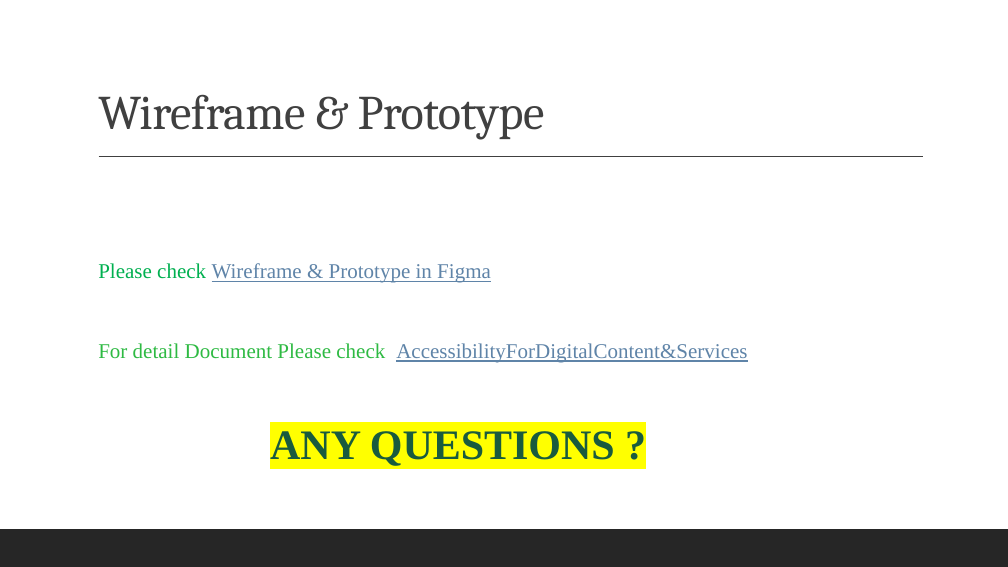
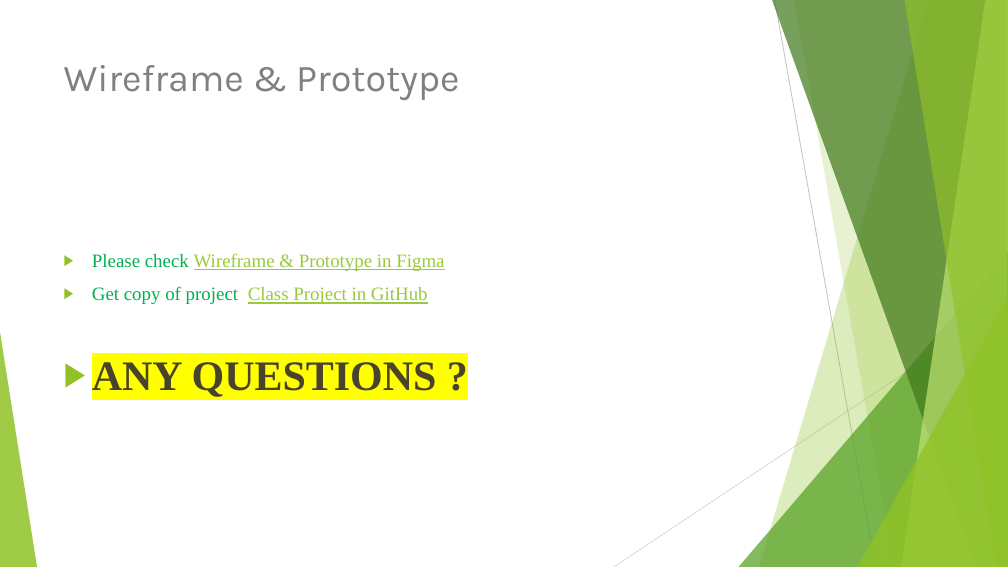
Before and after one commit to subash-s-acharya/UXDesignClass, a slide deck: slide 10 of Presentation/Accessibility For Digital Content & Services.pptx (slide 9 before the commit). Drawn at 1008x567 pixels with LibreOffice and Linux fonts; fonts in the diff are those of the drawing. Boxes give left, top, right and bottom in pixels: in the first picture for what was removed or moved away, otherwise in the second. Text is boxed around its words. In the diff, an @@ line names an element or a change of style, - is before the commit and + after.

```diff
--- a/Presentation/Accessibility For Digital Content & Services.pptx
+++ b/Presentation/Accessibility For Digital Content & Services.pptx
@@ title "Wireframe & Prototype": place and size @@
-title "Wireframe & Prototype" at [98,94,545,140]
+title "Wireframe & Prototype" at [64,65,459,100]
@@ title "Wireframe & Prototype" at [64,65,459,100]: size 46 to 36 pt, font Cambria to Karla, text colour #404040 to #808080, letter spacing -0.5 to 0 pt; line spacing 0.9 to 1; vertical alignment bottom to top @@
@@ text "Please check Wireframe & Prototype ...": place and size @@
-text "Please check Wireframe & Prototype ..." at [98,263,747,466]
+text "Please check Wireframe & Prototype ..." at [92,253,444,397]
@@ line removed from (99, 157) to (923, 157) @@
@@ text at [92,253,444,397]: size 20 to 18 pt in "Please check Wireframe & Prototype in Figma"; text colour #5F84A8 to #99CA3C in "Wireframe & Prototype in Figma"; text colour #195B3F to #48432A in "ANY QUESTIONS ?"; bullet   to ▶; less space between paragraphs; bullet colour #E88B33 to #90C226 @@
@@ text at [92,286,428,304]: text changed; size 20 to 18 pt; text colour #5F84A8 to #99CA3C @@
-  For detail Document Please check AccessibilityForDigitalContent&Services
+▶ Get copy of project Class Project in GitHub
@@ group added at [0,0,1008,567]: 5 freeform shapes, 3 triangles, 2 lines @@
@@ rectangle removed at [0,529,1008,567] @@
```
Also in this commit, not shown: 8 other slides changed, 1 slide added, 1 other file.
